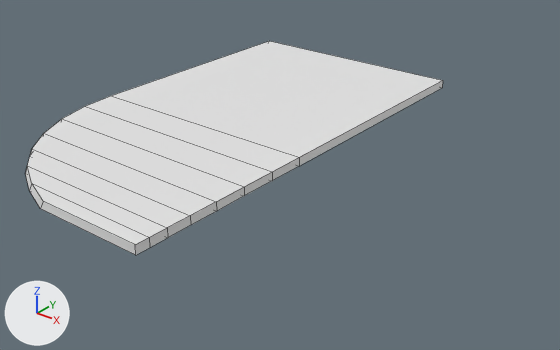
The FBX model AlienDinerDash/Assets/Art/Map/Models/Vloer Bar.fbx as it was, and as the next commit left it.
One viewpoint serves both versions: a camera (50 mm lens) standing at (14.92, -10.53, 5.79) and looking at (6.54, -0.06, -0.71). The lights are fixed; the arrows at lower left show +X, +Y and +Z. The older version comes first. Mesh edges are drawn as thin lines. Where no turn or scale is listed for an object, it has been applied to the vertices.

Names of what the first picture shows: 'Vloer bar.001'.
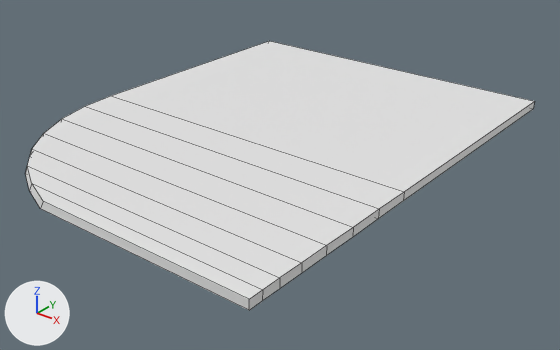
Changed parts and their boxes (x1, y1, x2, y2) in the pictures (560 x 350 px; the box of a moved part takes in the faces that stretch with it):
'Vloer bar.001', reshaped (22% wider, 26% taller)
    before: (25, 41, 443, 255)
    after: (25, 41, 535, 310)
part 1 of me_vloer_bar, moved or reshaped
    before: (131, 79, 443, 255)
    after: (131, 79, 535, 310)

Patch to the scene script:
```diff
--- a/AlienDinerDash/Assets/Art/Map/Models/Vloer Bar.fbx.py
+++ b/AlienDinerDash/Assets/Art/Map/Models/Vloer Bar.fbx.py
@@ me_vloer_bar @@
 # used by ob_vloer_bar_001; location = (4.45, -1.47, 0.06)
-me_vloer_bar.from_pydata(...)  # 36 vertices, 34 faces; spans x -2.02..3.05, y -3.03..5.99, z -0.06..0.11
+me_vloer_bar.from_pydata(...)  # 36 vertices, 34 faces; spans x -2.02..5.15, y -3.03..5.99, z -0.06..0.11
+# me_vloer_bar part 1: all 18 vertices in x 3.05, y -3.03..5.99, z -0.06..0.11 are moved by (2.1, 0.0, 0.0)
 me_vloer_bar.materials.append(mat_bar_vloer_001)
```
